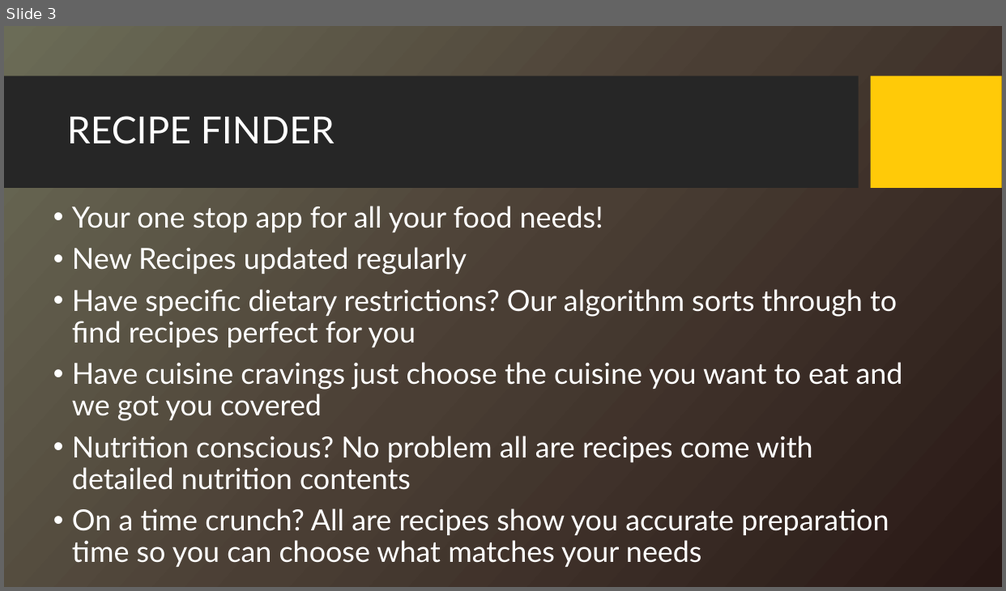
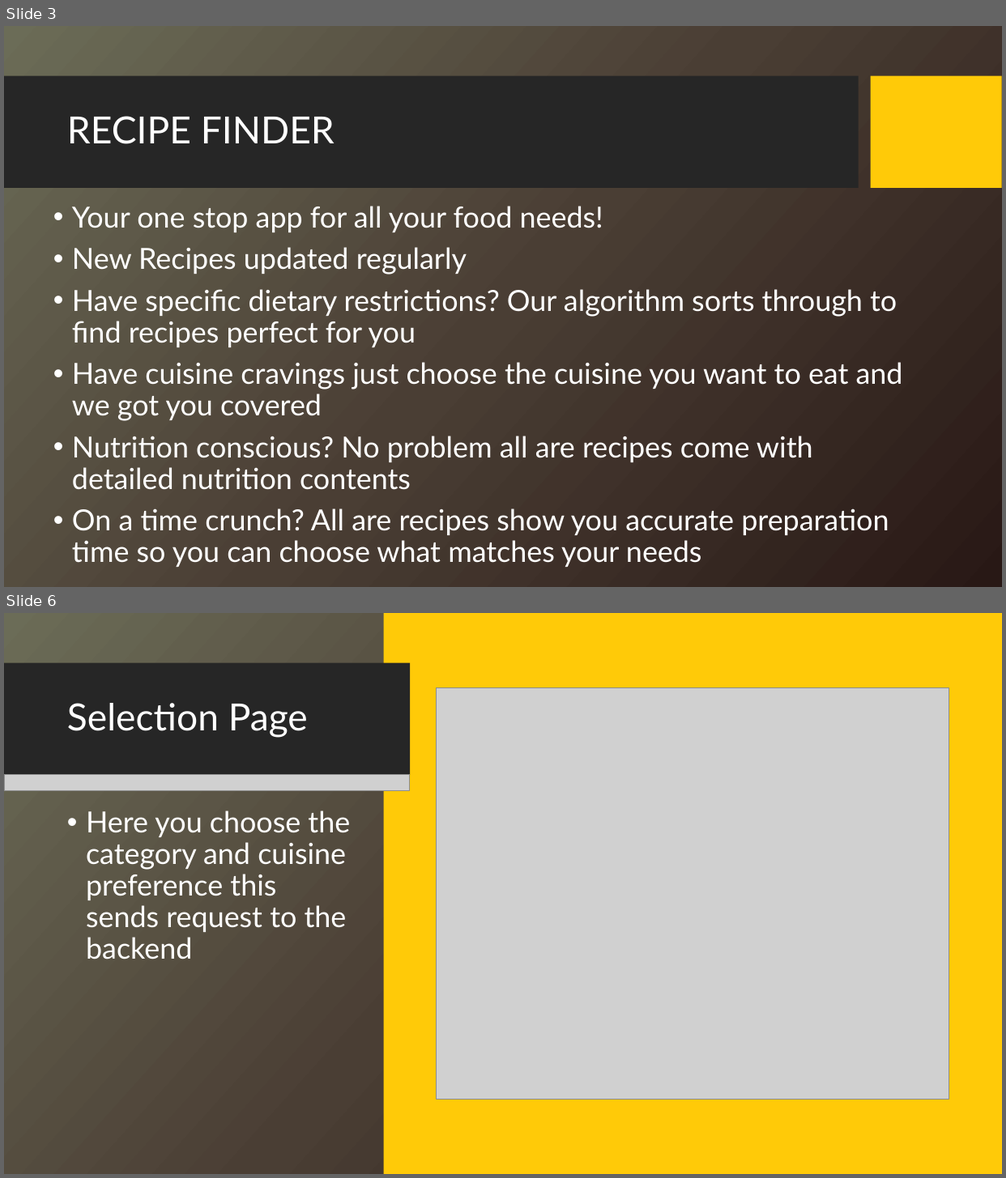
Before and after one commit to etaoin-shrdlu/HackHarvard22, a slide deck: Presentation.pptx. Shown one above the other, each under a label of ours: slide 3 before the commit, slides 3 and 6 after it; the slides between them are not shown. The pictures are 1006x591 and 1006x1178 pixels, drawn with LibreOffice and Linux fonts; fonts in the diff are those of the drawing; grey boxes stand for pictures; background and template pictures are left out. Boxes give left, top, right and bottom in pixels: in the first picture for what was removed or moved away, otherwise in the second. Text is boxed around its words. In the diff, an @@ line names an element or a change of style, - is before the commit and + after.

```diff
--- a/Presentation.pptx
+++ b/Presentation.pptx
@@ slide 6 added at (4, 613, 1002, 1174), background picture (left out); not listed: 2 template elements that a slide beside it also shows @@
@@ rectangle added at (4, 613, 1002, 1174), fill gradient #6C6C57 to #4B3E36 to #281915 @@
@@ rectangle added at (384, 613, 1002, 1174), fill #FFCA08 @@
@@ rectangle added at (4, 663, 410, 776), fill #262626 @@
@@ title added at (67, 703, 308, 738), 36 pt, text #FFFFFF @@
+Selection Page
@@ picture added at (436, 688, 949, 1100) @@
@@ picture added at (4, 774, 410, 790) @@
@@ text added at (86, 811, 350, 960), 28 pt, text #FFFFFF @@
+• Here you choose the category and cuisine preference this sends request to the backend
```
Also in this commit, not shown: 2 slides changed, 2 other slides added, 1 slide removed, 2 other files.
